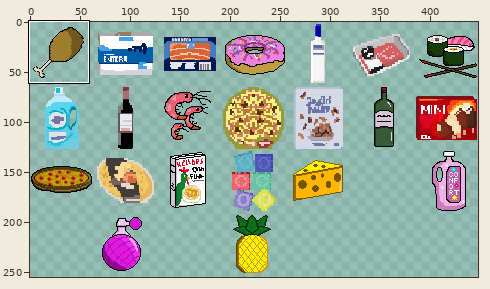
Sprite sheet -- assets/ImgsJuego/items_spritesheet.png. Above, an overview of the earlier version with the close-up marked.
Close-up. As it was:
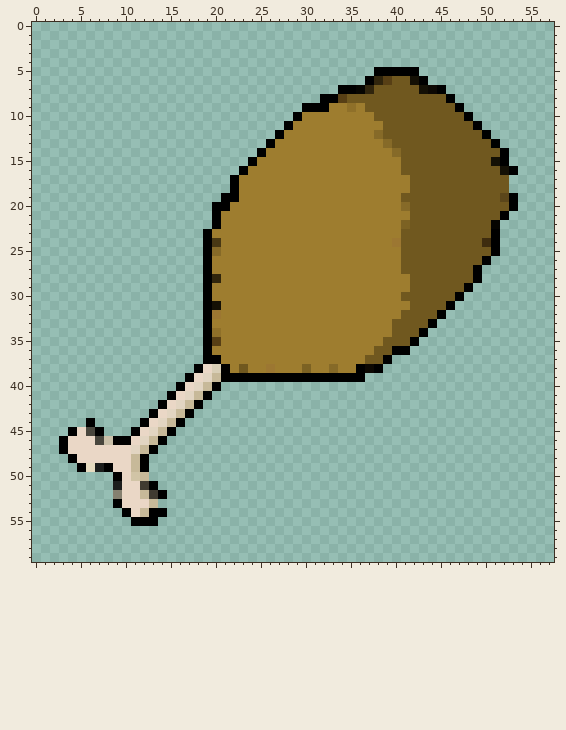
The file is 448x256 pixels. Colours within 5 levels of each other are drawn and written as one. Shown: x 0..57, y 0..59. The wide view leaves out empty margins. The commit also changed other parts of the picture, which this record leaves out.
And afterwards:
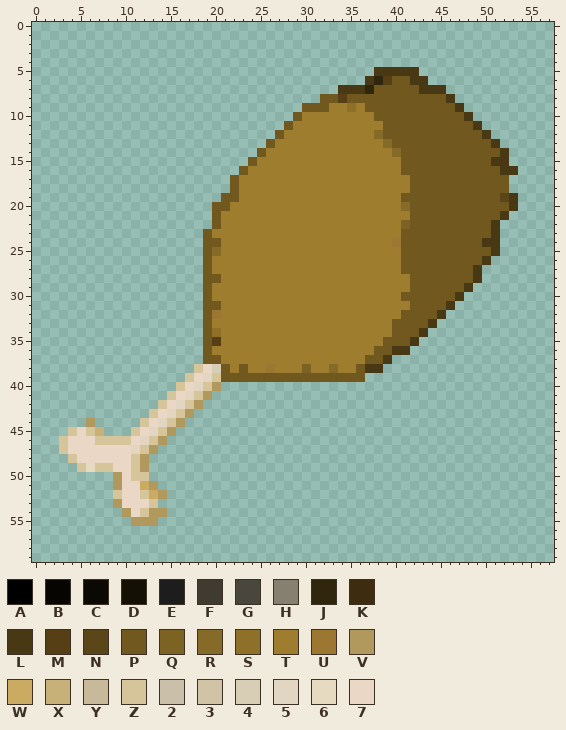
Palette (. is transparent): A #000000  B #060501  C #0c0803  D #141005  E #1c1d1c  F #403b31  G #49463d  H #858070  J #30250d  K #3e2c0f  L #483814  M #573f15  N #5b461a  P #70581f  Q #7c6223  R #866a28  S #8f7029  T #9e7d2f  U #9c7732  V #b1985d  W #cbab62  X #c8b179  Y #c7b999  Z #d6c49a  2 #cac0a9  3 #d1c4a6  4 #d8ceb6  5 #e2d5c2  6 #e6dbc0  7 #ead7c6
Edits made:
y 5: x 38..42 AAAAA -> LLLLL
y 6: x 37 A -> L; x 42..43 DA -> LL
y 7: x 34..36 AAB -> LLL; x 43..45 DCA -> LLL
y 8: x 32..33 AA -> PP; x 46 A -> L
y 9: x 30..32 AAA -> PPP; x 47 A -> L
y 10: x 29 A -> P; x 48 A -> L
y 11: x 28 A -> P; x 49 A -> L
y 12: x 27 A -> P; x 50 A -> L
y 13: x 26 A -> P; x 51 A -> L
y 14: x 25 A -> P; x 52 A -> L
y 15: x 24 A -> P; x 51..52 DA -> LL
y 16: x 23 A -> P; x 52..53 DA -> LL
y 17..18: x 22 A -> P
y 19: x 21..22 AA -> PP; x 53 A -> L
y 20: x 20..21 AA -> PP; x 53 A -> L
y 21: x 20 A -> P; x 52 A -> L
y 22: x 20 A -> P; x 51 B -> L
y 23: x 19 A -> P; x 51 A -> L
y 24: x 19..20 AL -> PP; x 50..51 KA -> LL
y 25: x 19 A -> P; x 51 A -> L
y 26: x 19 A -> P; x 50 A -> L
y 27: x 19 A -> P; x 49 A -> L
y 28: x 19..20 AJ -> PP; x 49 A -> L
y 29: x 19 A -> P; x 48 A -> L
y 30: x 19 A -> P; x 47 A -> L
y 31: x 19..20 AD -> PP; x 46 A -> L
y 32: x 19 A -> P; x 45 A -> L
y 33: x 19 A -> P; x 44 A -> L
y 34: x 19 A -> P; x 43 A -> L
y 35: x 19 A -> P; x 42 A -> L
y 36: x 19 A -> P; x 40..41 AA -> LL
y 37: x 19..20 AA -> PP; x 39 A -> L
y 38: x 18 A -> Z; x 21 A -> P; x 36..38 ACA -> PLL
y 39: x 17 A -> Z; x 20..36 YAAAAAAAAAAAAAAAA -> ZPPPPPPPPPPPPPPPP
y 40: x 16 A -> Z; x 19..20 YA -> ZV
y 41: x 15 A -> Z; x 18..19 YA -> ZV
y 42: x 14 A -> Z; x 17..18 YA -> ZV
y 43: x 13 A -> Z; x 16..17 YA -> ZV
y 44: x 6 A -> V; x 12 A -> Z; x 15..16 YA -> ZV
y 45: x 4 A -> Z; x 6..7 GA -> ZX; x 11 A -> Z; x 14..15 YA -> ZV
y 46: x 3 A -> Z; x 7..10 G2AA -> ZZZZ; x 13..14 YA -> ZV
y 47: x 3 A -> Z; x 12..13 YA -> ZV
y 48: x 4 A -> Z; x 11..12 YA -> ZV
y 49: x 5 A -> Z; x 7..8 EA -> ZZ; x 11..12 YA -> ZV
y 50: x 9 A -> V; x 11..12 3Y -> ZZ
y 51: x 9 E -> V; x 12..13 FA -> WV
y 52: x 9 H -> Z; x 12..14 YFA -> ZWV
y 53: x 9 A -> V; x 13 Y -> Z
y 54: x 10 A -> V; x 12..14 YAA -> ZVV
y 55: x 11..13 AAA -> VVV
Pixel boxes of the changes (left, top, right, bottom) in both close-ups:
changed: (59, 67, 518, 526)
